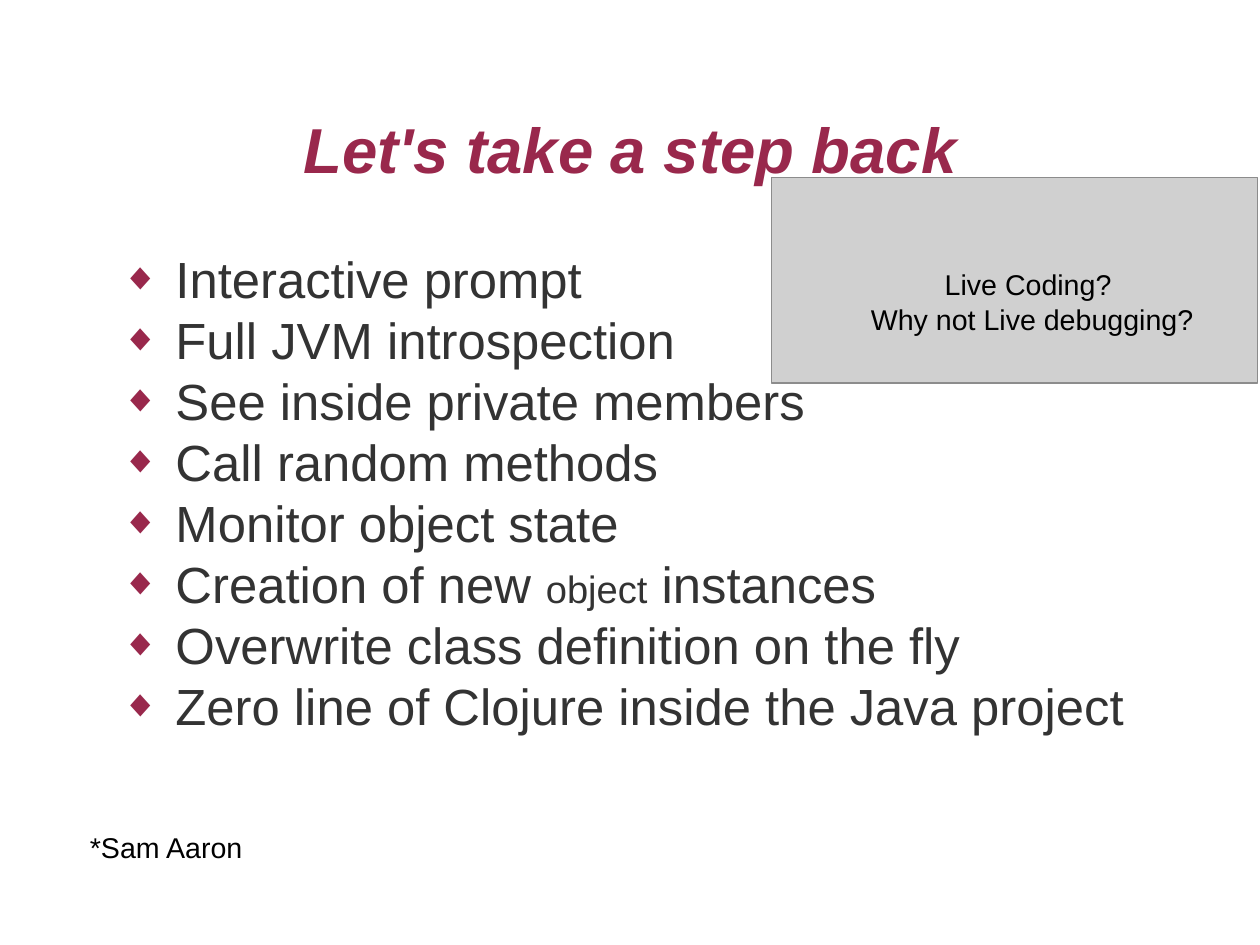
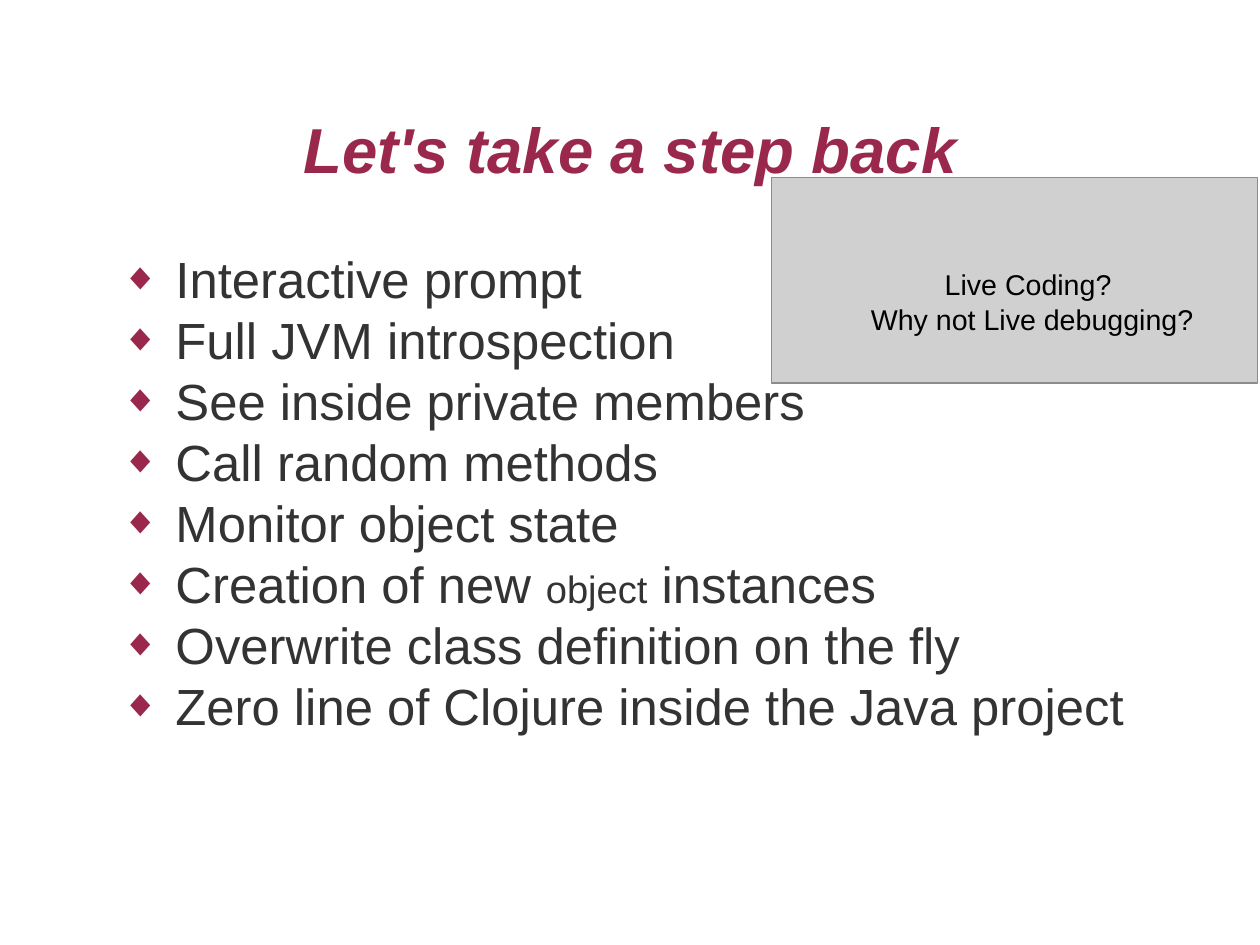
Before and after one commit to matlux/jvm-breakglass, a slide deck: slide 11 of presentation/skillsmatter_nreplboot_pres.odp. Drawn at 1260x945 pixels with LibreOffice and Linux fonts; fonts in the diff are those of the drawing; grey boxes stand for pictures. Boxes give left, top, right and bottom in pixels: in the first picture for what was removed or moved away, otherwise in the second. Text is boxed around its words. In the diff, an @@ line names an element or a change of style, - is before the commit and + after.

Commit message:
improved presentation

```diff
--- a/presentation/skillsmatter_nreplboot_pres.odp
+++ b/presentation/skillsmatter_nreplboot_pres.odp
@@ text removed at [90, 838, 242, 859] @@
-*Sam Aaron
```
